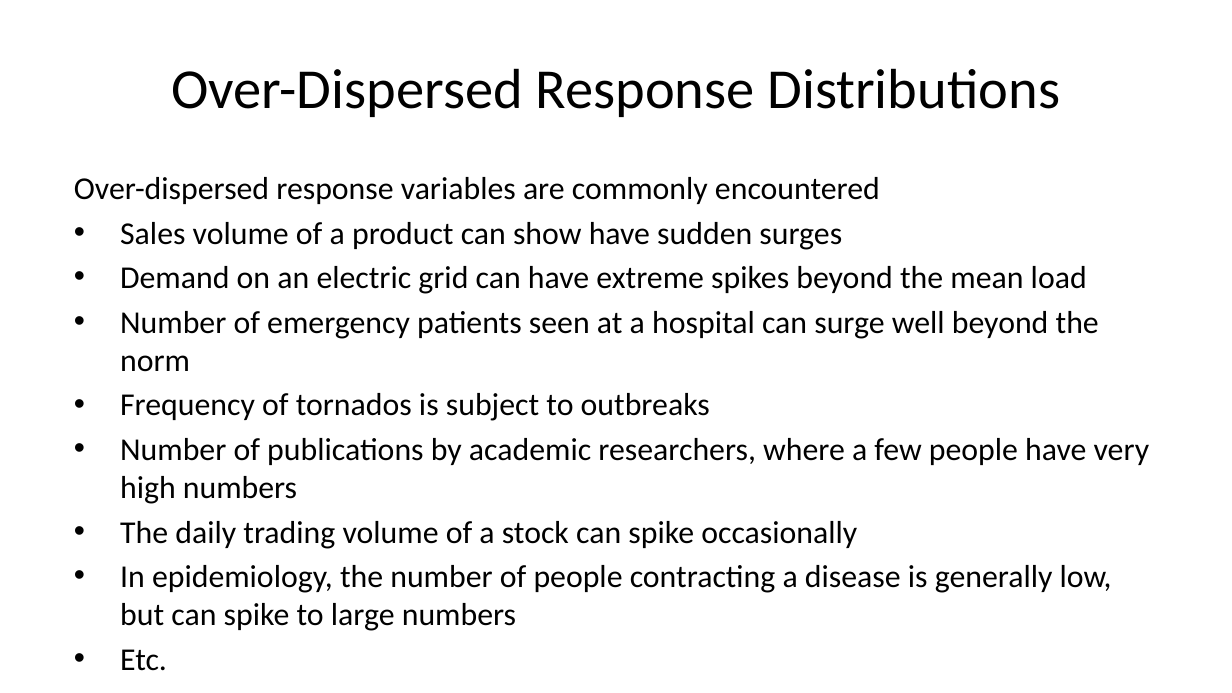
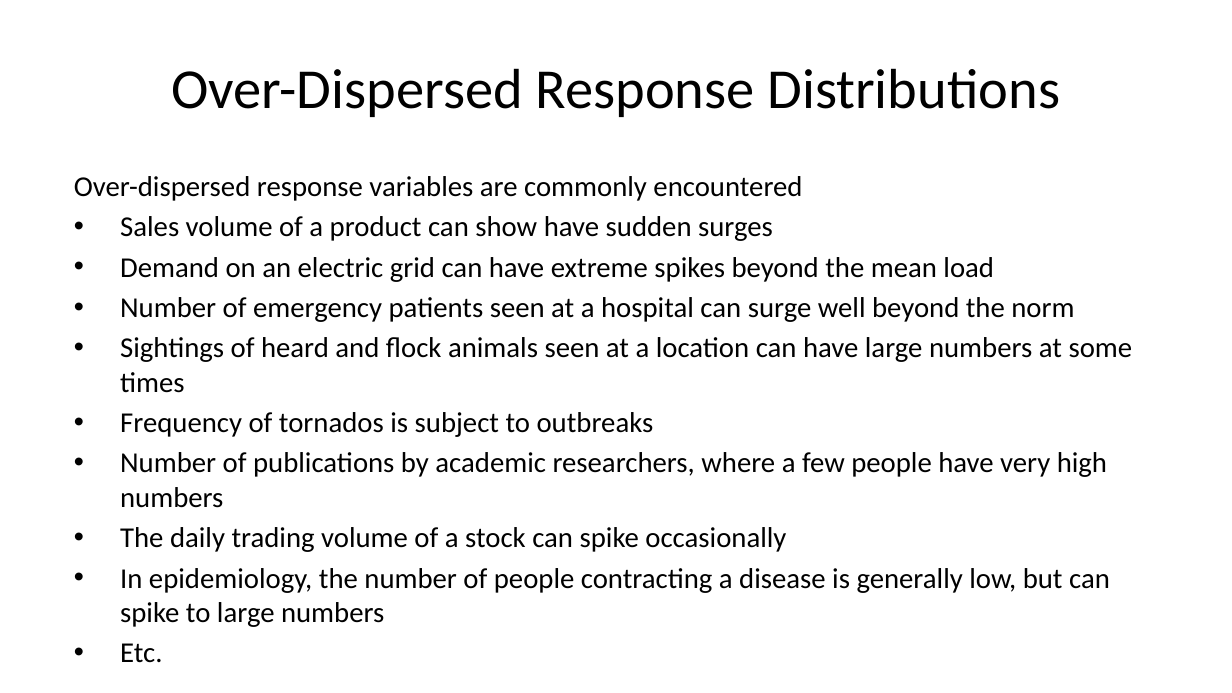
Before and after one commit to StephenElston/CSCI-E-83, a slide deck: slide 19 of LectureSlides/11_ModelsForMessyData.pptx. Drawn at 1232x693 pixels with LibreOffice and Linux fonts; fonts in the diff are those of the drawing. Boxes give left, top, right and bottom in pixels: in the first picture for what was removed or moved away, otherwise in the second. Text is boxed around its words. In the diff, an @@ line names an element or a change of style, - is before the commit and + after.

```diff
--- a/LectureSlides/11_ModelsForMessyData.pptx
+++ b/LectureSlides/11_ModelsForMessyData.pptx
@@ text at [74,176,1110,627]: size 18.6 to 16.8 pt in "Over-dispersed response variables are commonly encountered", "Sales volume of a product can show ...", "Demand on an electric grid can have ...", "Number of emergency patients seen at a ..." and 5 more places @@
@@ text at [120,337,1133,393]: paragraph added @@
+• Sightings of heard and flock animals seen at a location can have large numbers at some times
```
Also in this commit, not shown: 5 other slides changed, 4 slides added.
